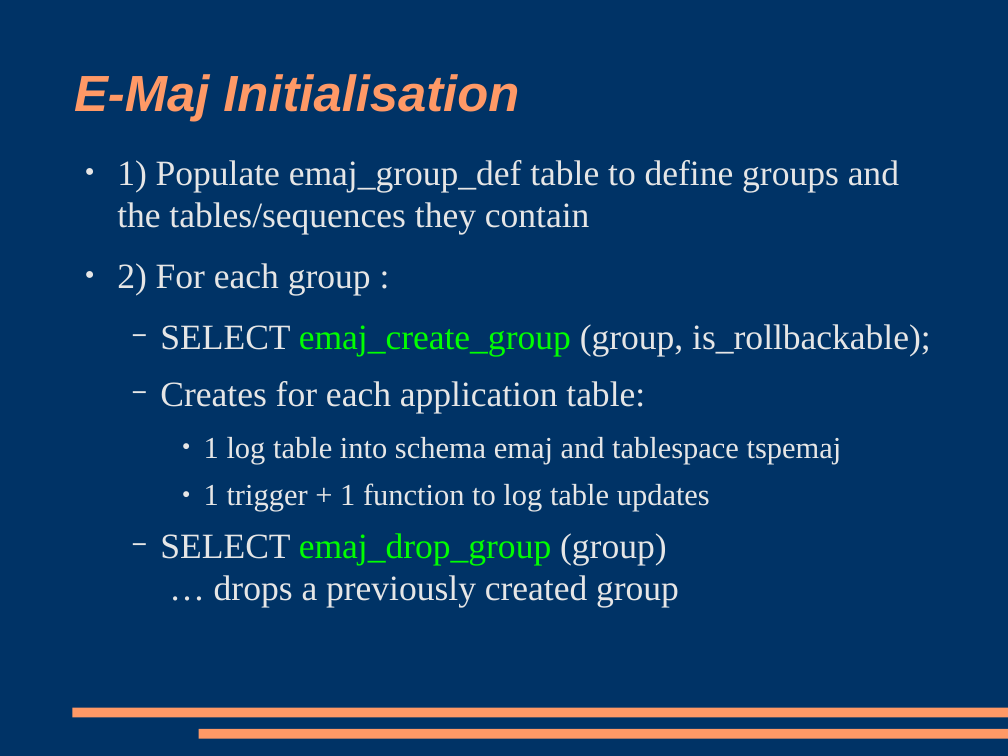
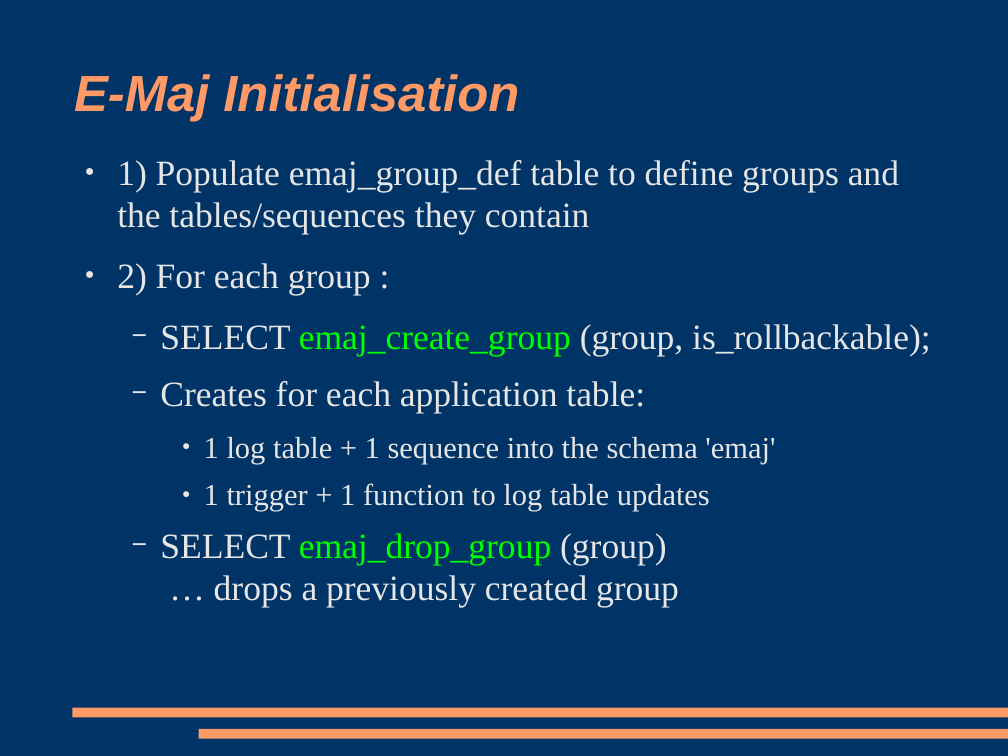
Before and after one commit to beaud76/emaj_doc, a slide deck: slide 10 of Emaj_pres_en.odp. Drawn at 1008x756 pixels with LibreOffice and Linux fonts; fonts in the diff are those of the drawing. Boxes give left, top, right and bottom in pixels: in the first picture for what was removed or moved away, otherwise in the second. Text is boxed around its words. In the diff, an @@ line names an element or a change of style, - is before the commit and + after.

```diff
--- a/Emaj_pres_en.odp
+++ b/Emaj_pres_en.odp
@@ text at [204,437,775,464]: text changed @@
-    ● 1 log table into schema emaj and tablespace tspemaj
+    ● 1 log table + 1 sequence into the schema 'emaj'
```
Also in this commit, not shown: 9 other slides changed, 3 other files.
